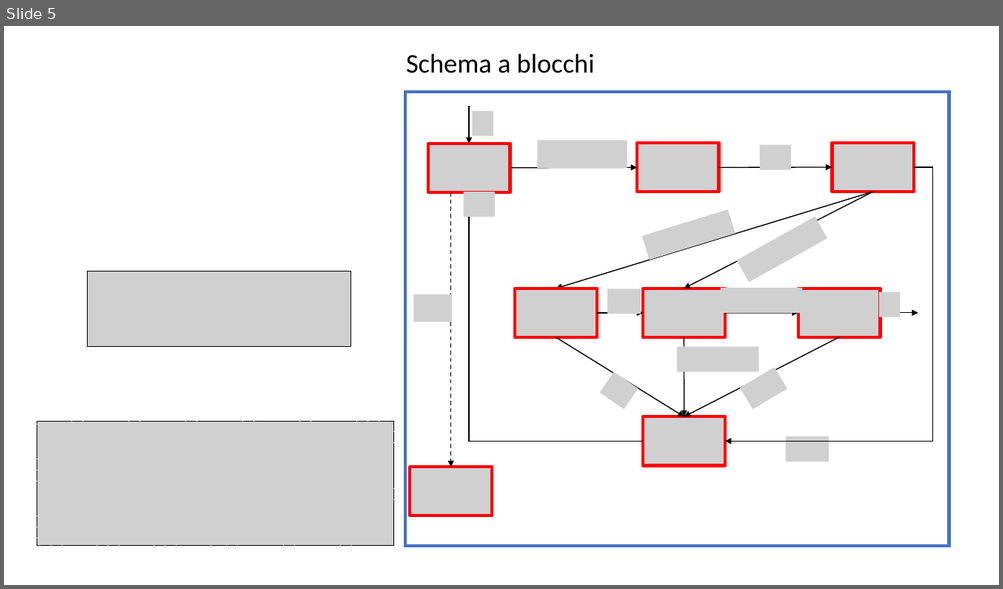
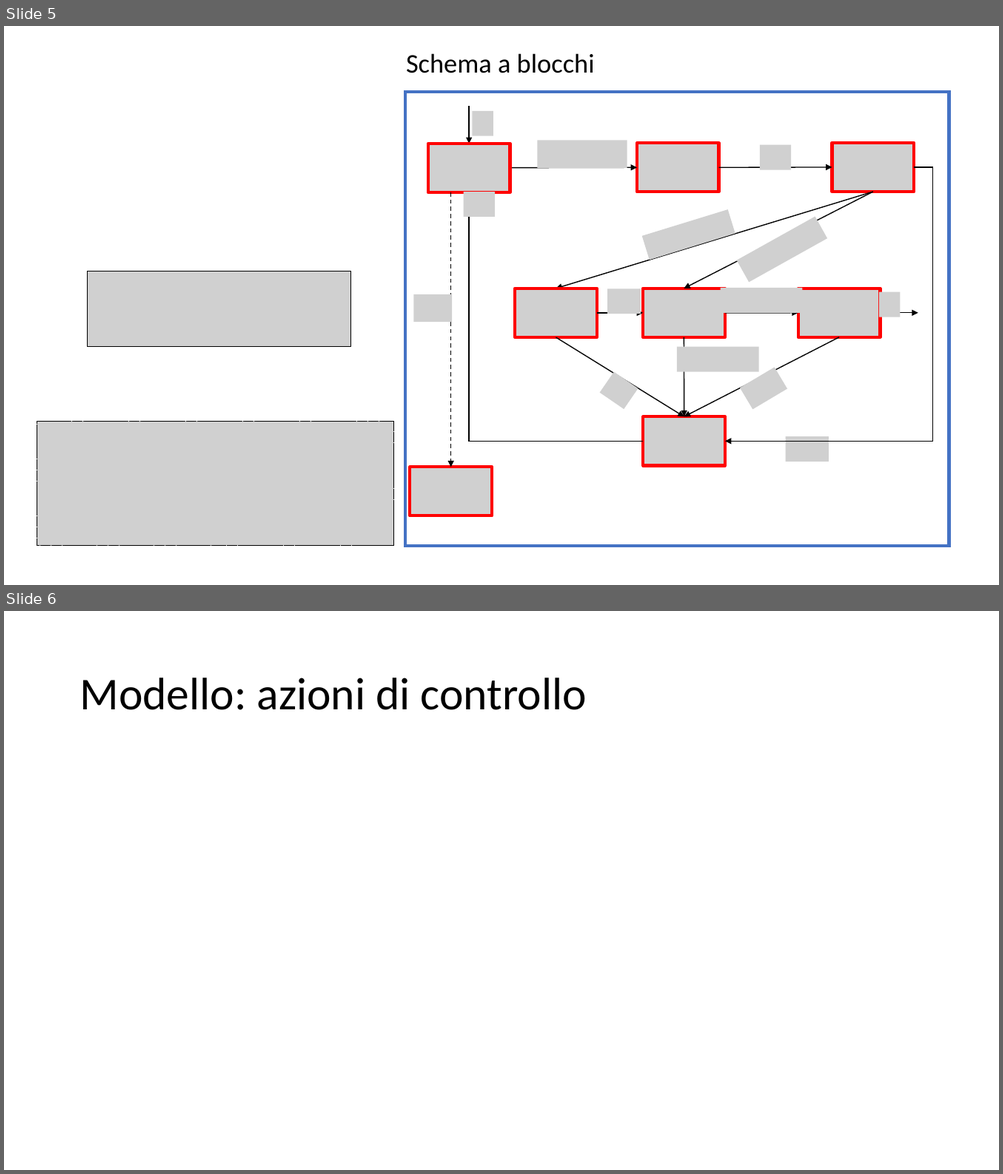
Before and after one commit to spbisc97/covid-optimal-control, a slide deck: PowerPoint/Optimal control strategies to prevent the hospital beds collapse during COVID-19 outbreak.pptx. Shown one above the other, each under a label of ours: slide 5 before the commit, slides 5 and 6 after it. The pictures are 1003x589 and 1003x1174 pixels, drawn with LibreOffice and Linux fonts; fonts in the diff are those of the drawing; grey boxes stand for pictures. Boxes give left, top, right and bottom in pixels: in the first picture for what was removed or moved away, otherwise in the second. Text is boxed around its words. In the diff, an @@ line names an element or a change of style, - is before the commit and + after.

```diff
--- a/PowerPoint/Optimal control strategies to prevent the hospital beds collapse during COVID-19 outbreak.pptx
+++ b/PowerPoint/Optimal control strategies to prevent the hospital beds collapse during COVID-19 outbreak.pptx
@@ slide 6 added at bbox=[4, 611, 999, 1170], background #FFFFFF @@
@@ title added at bbox=[79, 678, 586, 710], 44 pt, text #000000 @@
+Modello: azioni di controllo
```
Also in this commit, not shown: 13 other slides added.
